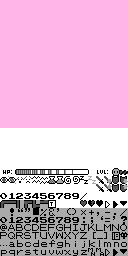
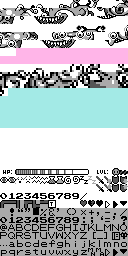
Two versions of the same layered image (128 × 256). Layer-by-layer changes:
added layer "Layer 2" above "Layer 1" over [0, 24, 128, 56]
added layer "Layer 1" above "Layer 4" over [0, 0, 128, 32]
added layer "Layer 4" above "Layer 3" over [113, 169, 121, 176]
added layer "Layer 3" above "Layer 0" over [0, 64, 128, 96]
painted on "Layer 0" over [0, 64, 128, 128]
